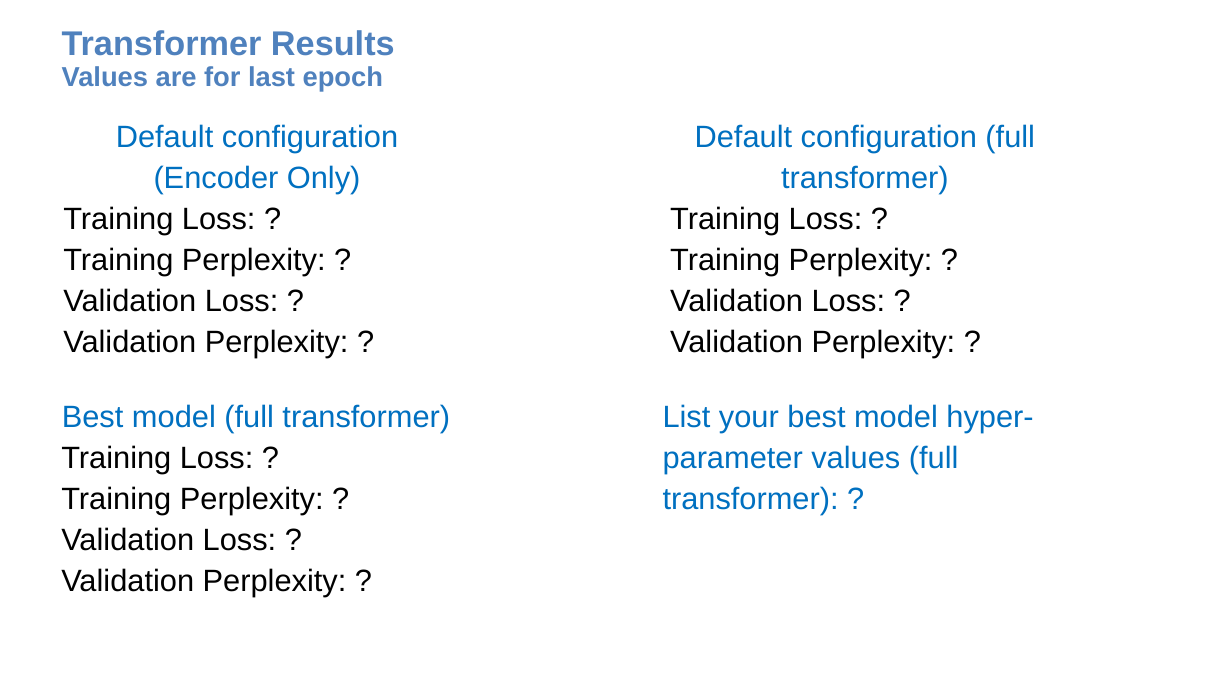
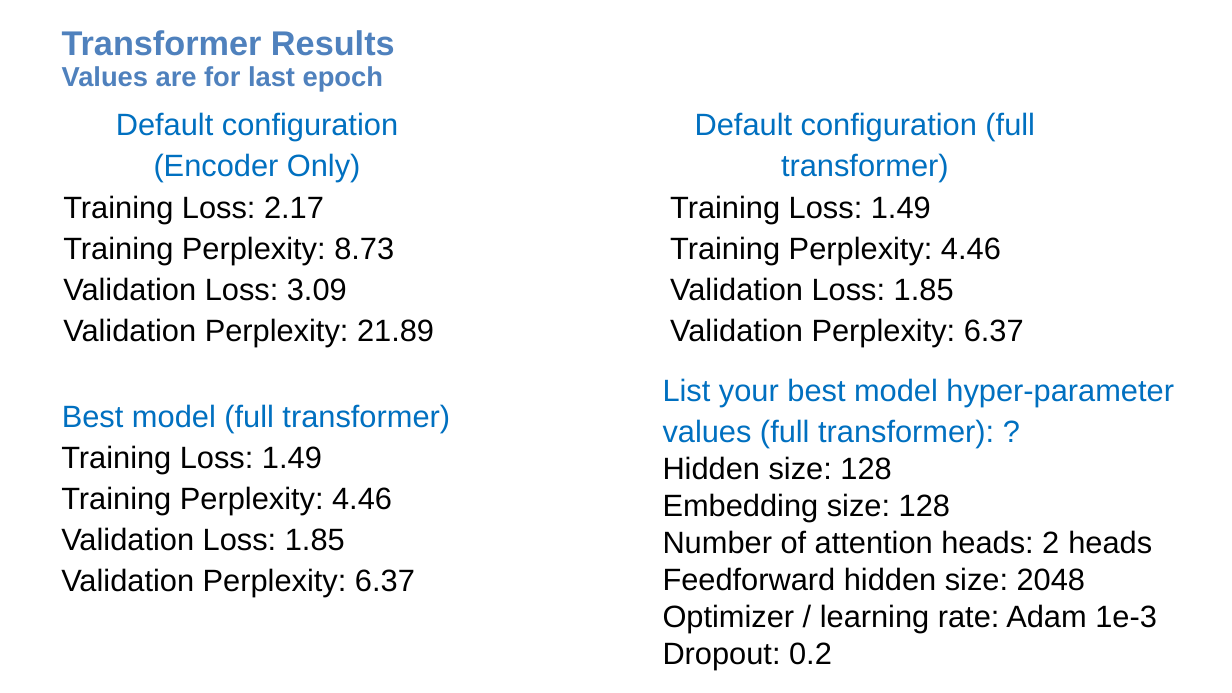
Before and after one commit to winniethebear424/DL, a slide deck: slide 8 of assignment3-nlp-template.pptx. Drawn at 1232x693 pixels with LibreOffice and Linux fonts; fonts in the diff are those of the drawing. Boxes give left, top, right and bottom in pixels: in the first picture for what was removed or moved away, otherwise in the second. Text is boxed around its words. In the diff, an @@ line names an element or a change of style, - is before the commit and + after.

Commit message:
changes on encoder && decoder

```diff
--- a/assignment3-nlp-template.pptx
+++ b/assignment3-nlp-template.pptx
@@ text "Default configuration (Encoder Only)": place and size @@
-text "Default configuration (Encoder Only)" at (63, 124, 398, 358)
+text "Default configuration (Encoder Only)" at (63, 112, 434, 346)
@@ text "Default configuration (full transformer)": place and size @@
-text "Default configuration (full transformer)" at (670, 124, 1035, 358)
+text "Default configuration (full transformer)" at (670, 112, 1035, 346)
@@ text at (63, 195, 434, 346): text changed @@
-Training Loss: ?
-Training Perplexity: ?
-Validation Loss: ?
-Validation Perplexity: ?
+Training Loss: 2.17
+Training Perplexity: 8.73
+Validation Loss: 3.09
+Validation Perplexity: 21.89
@@ text at (670, 195, 1024, 346): text changed @@
-Training Loss: ?
-Training Perplexity: ?
-Validation Loss: ?
-Validation Perplexity: ?
+Training Loss: 1.49
+Training Perplexity: 4.46
+Validation Loss: 1.85
+Validation Perplexity: 6.37
@@ text "List your best model hyper-parameter ...": place and size @@
-text "List your best model hyper-parameter ..." at (663, 404, 1033, 515)
+text "List your best model hyper-parameter ..." at (663, 378, 1174, 669)
@@ text at (61, 445, 415, 597): text changed @@
-Training Loss: ?
-Training Perplexity: ?
-Validation Loss: ?
-Validation Perplexity: ?
+Training Loss: 1.49
+Training Perplexity: 4.46
+Validation Loss: 1.85
+Validation Perplexity: 6.37
@@ text at (663, 456, 1157, 669): paragraphs added @@
+Hidden size: 128
+Embedding size: 128
+Number of attention heads: 2 heads
+Feedforward hidden size: 2048
+Optimizer / learning rate: Adam 1e-3
+Dropout: 0.2
```
Also in this commit, not shown: 8 other slides changed, 9 other files.
